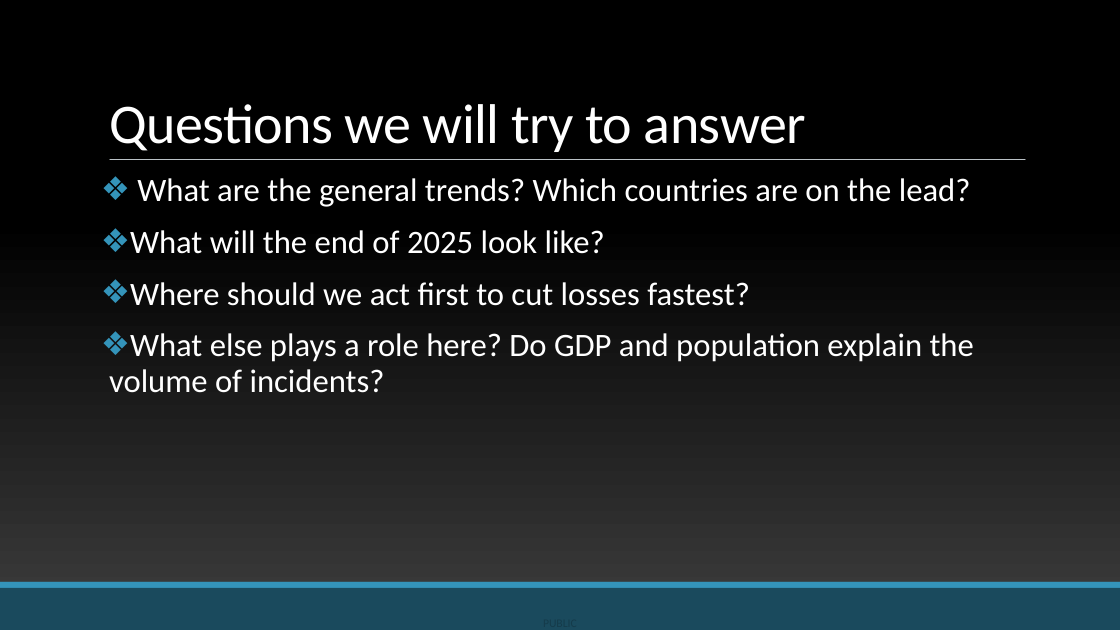
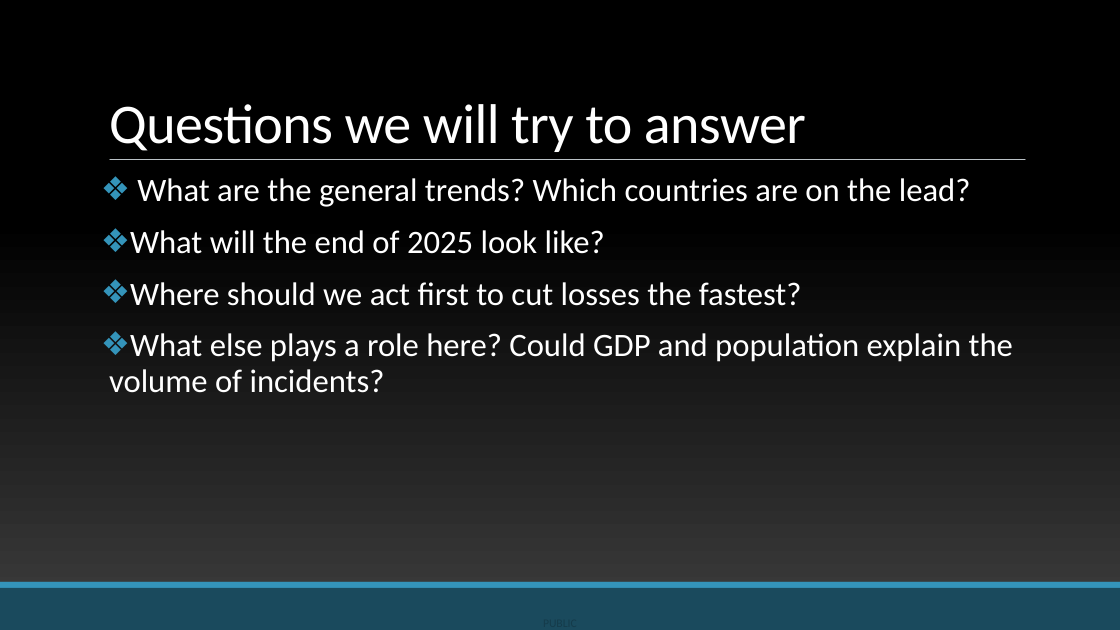
Before and after one commit to KozA777/cyber_project, a slide deck: slide 2 of FINAL_PRESENTATION.pptx. Drawn at 1120x630 pixels with LibreOffice and Linux fonts; fonts in the diff are those of the drawing; background and template pictures are left out. Boxes give left, top, right and bottom in pixels: in the first picture for what was removed or moved away, otherwise in the second. Text is boxed around its words. In the diff, an @@ line names an element or a change of style, - is before the commit and + after.

```diff
--- a/FINAL_PRESENTATION.pptx
+++ b/FINAL_PRESENTATION.pptx
@@ text at [109, 282, 1013, 393]: text changed @@
-❖ Where should we act first to cut losses fastest?
-❖ What else plays a role here? Do GDP and population explain the volume of incidents?
+❖ Where should we act first to cut losses the fastest?
+❖ What else plays a role here? Could GDP and population explain the volume of incidents?
```
Also in this commit, not shown: 1 slide added.
